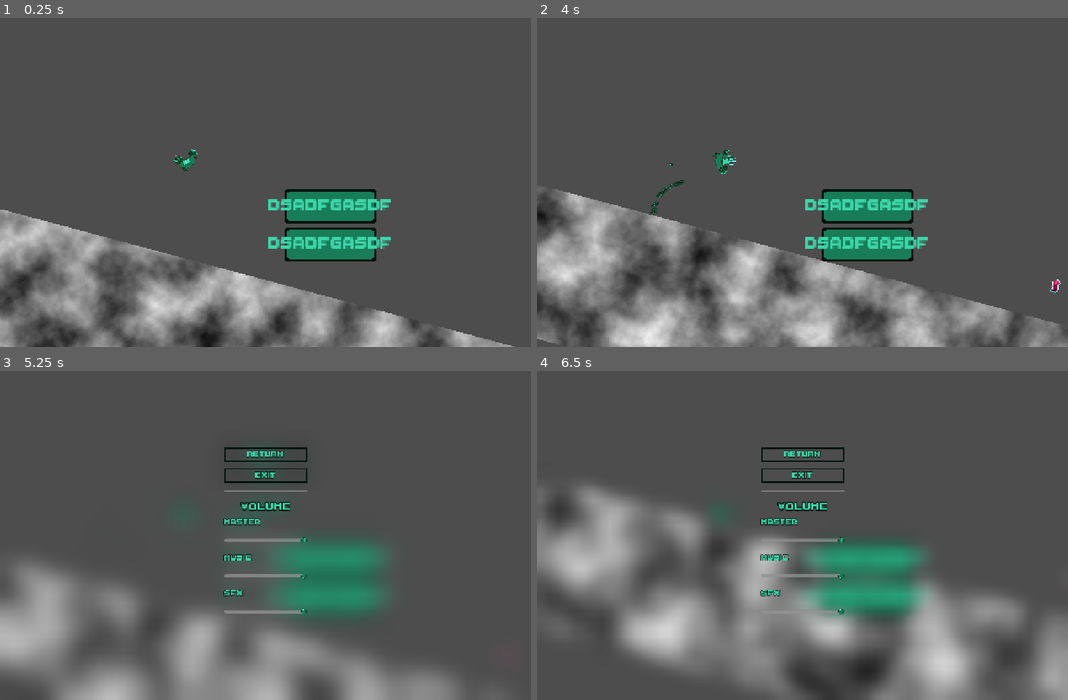
Above: before the commit, frames 1-4 (two rows, left to right).
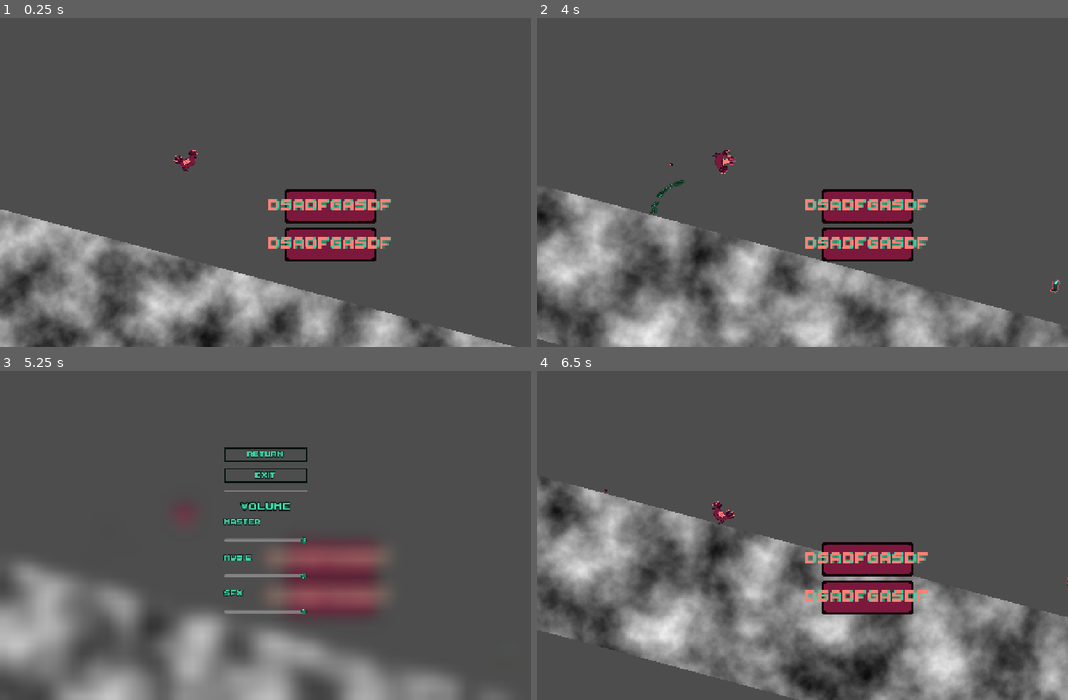
Above: after the commit, the same moments.

Repository: SinusMs/minijam-187
Game: Godot game, scene res://levels/ferdi_level_testink.tscn
Same seed, same stepped clock (60 frames per second), same inputs: the game is played once before the commit and once after it. This scene is started directly instead of the project's main scene. The engine's default icon, where the game draws it, is replaced by a stand-in: a white triangle on a blue panel in a dark square.
Inputs:
- Up to frame 1 (0.25 s): no input
- Up to frame 2 (4 s): tap Enter (evolve) at 0.5, 0.6, 2.85 s; hold D (right) 0.53-1.28 s; tap Space (jump) at 0.77, 1.52, 3.02, 3.77 s; hold A (left) 1.28-2.03 s; tap P (shake) at 1.35, 3.6 s; hold R 2.03-2.78 s; hold D (right) 2.03-3.53 s; hold A (left) from 3.53 s (still down)
- Up to frame 3 (5.25 s): keep holding A (left); tap Escape (pause) at 4.15 s; tap R at 4.35 s; tap Space (jump) at 4.52, 5 s; tap Enter (evolve) at 5.1 s
- Up to frame 4 (6.5 s): release A (left) at 5.75 s; click "return" at 5.75 s

The runs differ from the first frame. In frame 1, 3.0% of the frame differs, in the area x 32-74%, y 39-74%; in frame 2, 3.0%; in frame 3, 5.2%; in frame 4, 8.4%, in the area x 0-100%, y 23-100%.
Error before the commit: Invalid access to property or key 'Stopwatch:<Label#42832234086>' on a base object of type 'Dictionary'. (res://ui/hud.gd:36)
Error after the commit: Invalid access to property or key 'Stopwatch:<Label#42932897383>' on a base object of type 'Dictionary'. (res://ui/hud.gd:36)

Commit message:
Applied Color Swap shader to Viewpor

Diff:
--- a/assets/shaders/color_swap_shader.gdshader
+++ b/assets/shaders/color_swap_shader.gdshader
@@ -1,6 +1,8 @@
 shader_type canvas_item;
 
 uniform bool applyShader = false;
+
+uniform sampler2D screen_texture: hint_screen_texture, repeat_disable, filter_nearest_mipmap;
 
 #define COLOR_AMOUNT 14
 
@@ -18,10 +20,11 @@
 }
 
 void fragment() {
+
+	vec3 currColor = texture(screen_texture, SCREEN_UV).rgb;
 	if(applyShader) {
 		for(int i = 0; i < COLOR_AMOUNT; i++) {
-			if (COLOR.a == 0.0) discard;
-			if(length(abs(COLOR.rgb - colors[i])) < 0.1) {
+			if(length(abs(currColor - colors[i])) < 0.01) {
 				if(i % 2 == 0) {
 					COLOR = vec4(colors[i + 1], 1.0);
 					break;
--- a/entities/pickups/nougat_bits.tscn
+++ b/entities/pickups/nougat_bits.tscn
@@ -57,16 +57,6 @@
 [sub_resource type="RectangleShape2D" id="RectangleShape2D_eiapt"]
 size = Vector2(12, 16)
 
-[sub_resource type="Gradient" id="Gradient_6c8tu"]
-offsets = PackedFloat32Array(0, 0.737374)
-colors = PackedColorArray(1, 1, 1, 1, 0, 0, 0, 1)
-
-[sub_resource type="GradientTexture2D" id="GradientTexture2D_hvbuy"]
-gradient = SubResource("Gradient_6c8tu")
-fill = 1
-fill_from = Vector2(0.5, 0.5)
-metadata/_snap_enabled = true
-
 [node name="NougatBits" instance=ExtResource("1_736wk")]
 script = ExtResource("2_6c8tu")
 
@@ -78,8 +68,3 @@
 [node name="CollisionShape2D" parent="." index="1"]
 position = Vector2(1, -2)
 shape = SubResource("RectangleShape2D_eiapt")
-
-[node name="PointLight2D" type="PointLight2D" parent="." index="2"]
-color = Color(0.192157, 0.0196078, 0.117647, 1)
-energy = 5.0
-texture = SubResource("GradientTexture2D_hvbuy")
--- a/levels/ferdi_level_testink.tscn
+++ b/levels/ferdi_level_testink.tscn
@@ -1,12 +1,12 @@
-[gd_scene load_steps=14 format=3 uid="uid://c8us8wbox0v42"]
+[gd_scene load_steps=16 format=3 uid="uid://dn0emilk2pim6"]
 
 [ext_resource type="PackedScene" uid="uid://bokydwynkrbia" path="res://entities/character/character_controller.tscn" id="2_7tovp"]
 [ext_resource type="PackedScene" uid="uid://qa64vhko2yhk" path="res://entities/character/character_camera.tscn" id="2_luqth"]
 [ext_resource type="Texture2D" uid="uid://btpdjy4efm746" path="res://icon.svg" id="3_luqth"]
-[ext_resource type="PackedScene" uid="uid://dh6ykrcsstbav" path="res://ui/pause_menu.tscn" id="4_8t4qb"]
 [ext_resource type="PackedScene" uid="uid://eefgqkkekoce" path="res://ui/hud.tscn" id="5_onqc0"]
 [ext_resource type="PackedScene" uid="uid://dm1u6whgit33u" path="res://entities/pickups/nougat_bits.tscn" id="6_5dxev"]
 [ext_resource type="Texture2D" uid="uid://evgxga7yfedg" path="res://assets/tileset.png" id="7_vo5ko"]
+[ext_resource type="Shader" uid="uid://b52x6m8ijaarq" path="res://assets/shaders/color_swap_shader.gdshader" id="8_p05lx"]
 
 [sub_resource type="RectangleShape2D" id="RectangleShape2D_7tovp"]
 size = Vector2(1e+06, 181)
@@ -141,6 +141,18 @@
 physics_layer_0/collision_layer = 1
 sources/0 = SubResource("TileSetAtlasSource_p05lx")
 
+[sub_resource type="GDScript" id="GDScript_p05lx"]
+script/source = "extends BackBufferCopy
+
+func _process(delta: float) -> void:
+	if Input.is_action_just_pressed(\"shaderswap\"):
+		$ColorRect.material.set_shader_parameter(\"applyShader\", !$ColorRect.material.get_shader_parameter(\"applyShader\"))
+"
+
+[sub_resource type="ShaderMaterial" id="ShaderMaterial_p05lx"]
+shader = ExtResource("8_p05lx")
+shader_parameter/applyShader = true
+
 [node name="FerdiLevelTestink" type="Node2D"]
 
 [node name="Floor" type="StaticBody2D" parent="."]
@@ -195,8 +207,6 @@
 [node name="Sprite2D" type="Sprite2D" parent="Obstacle"]
 texture = ExtResource("3_luqth")
 
-[node name="Control" parent="." instance=ExtResource("4_8t4qb")]
-
 [node name="NougatBits" parent="." instance=ExtResource("6_5dxev")]
 position = Vector2(1515, -137)
 
@@ -217,3 +227,19 @@
 
 [node name="TileMapLayer" type="TileMapLayer" parent="."]
 tile_set = SubResource("TileSet_rjh70")
+
+[node name="BackBufferCopy" type="BackBufferCopy" parent="."]
+z_index = 100
+copy_mode = 2
+script = SubResource("GDScript_p05lx")
+
+[node name="ColorRect" type="ColorRect" parent="BackBufferCopy"]
+z_index = 4096
+material = SubResource("ShaderMaterial_p05lx")
+offset_left = -31819.0
+offset_top = -23867.0
+offset_right = -31779.0
+offset_bottom = -23827.0
+scale = Vector2(8478.66, 15027.7)
+color = Color(1, 1, 1, 0)
+metadata/_edit_use_anchors_ = true
Not shown: 1 places in entities/pickups/nougat_bits.tscn that only renumber resources
